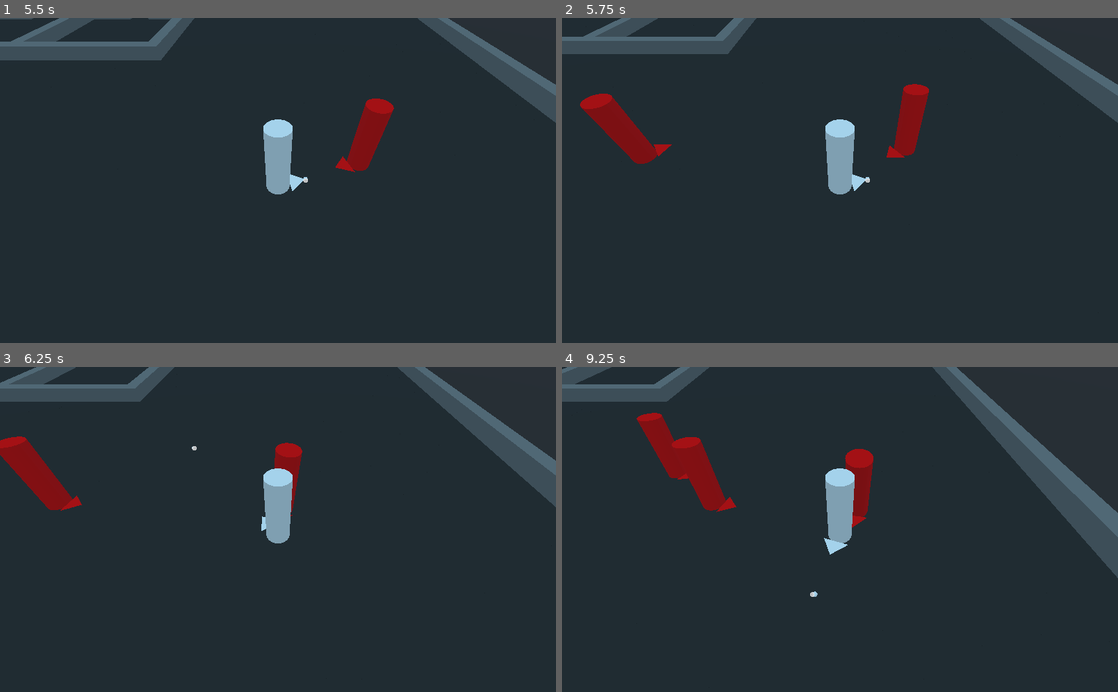
Above: before the commit, frames 1-4 (two rows, left to right).
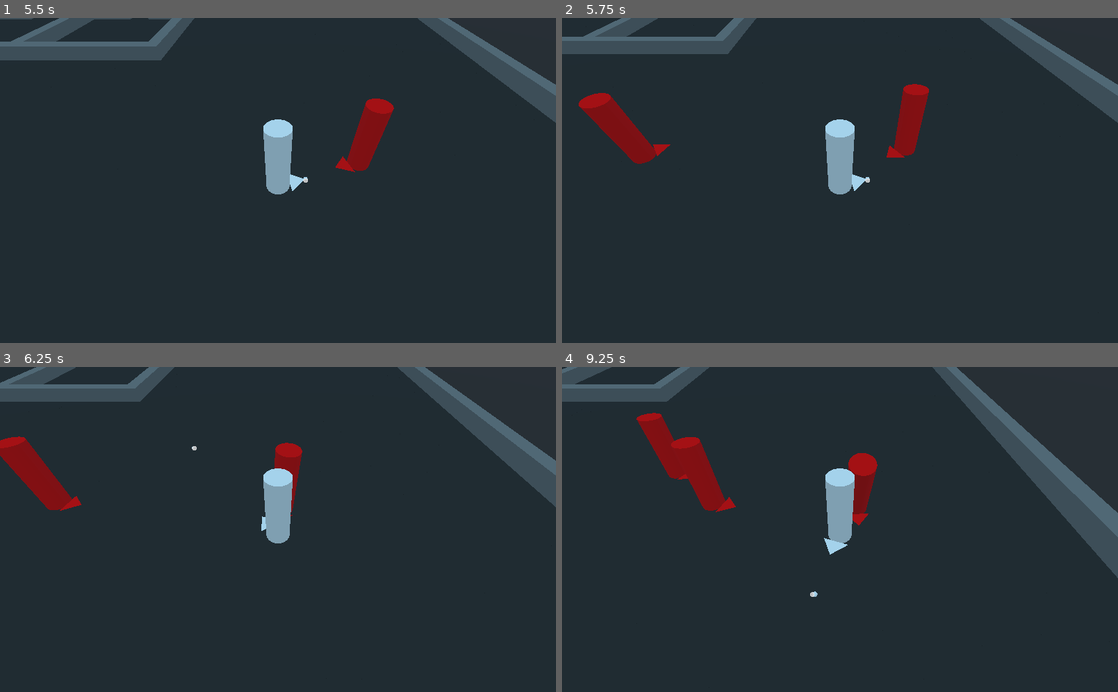
Above: after the commit, the same moments.

Repository: ciromdrs/BaseShooter
Game: Godot game, scene res://tests/Test1.tscn
Two runs of this game, one before a commit and one after it. Both use one fixed random seed, a clock stepped at 60 frames per second and the inputs below.
Inputs (mouse positions are in pixels of both pictures, inside the frame that each line leads up to):
- Up to frame 1 (5.5 s): tap Enter (reset) at 0.5 s; move the mouse to (400, 164) at 0.52 s; hold D (move_right) 0.53-1.28 s; hold Mouse wheel up (cam_zoom_in) 0.53-1.28 s; move the mouse to (166, 196) at 1.27 s; hold Down (move_down) 1.28-2.03 s; tap Mouse wheel down (cam_zoom_out) at 1.35, 2.85, 4.35 s; move the mouse to (333, 109) at 2.02 s; hold D (move_right) 2.03-2.78 s; hold Mouse wheel up (cam_zoom_in) 2.03-2.78 s; move the mouse to (250, 245) at 2.77 s; hold W (move_up) 2.78-3.53 s; move the mouse to (444, 229) at 3.52 s; hold Mouse wheel up (cam_zoom_in) 3.53-4.28 s; hold A (move_left) 3.53-5.03 s; move the mouse to (111, 131) at 4.27 s; move the mouse to (305, 180) at 5.02 s; hold Down (move_down) from 5.03 s (still down); hold Mouse wheel up (cam_zoom_in) from 5.03 s (still down)
- Up to frame 2 (5.75 s): keep holding Down (move_down); keep holding Mouse wheel up (cam_zoom_in)
- Up to frame 3 (6.25 s): move the mouse to (194, 448) at 5.77 s; release Down (move_down) at 5.78 s; release Mouse wheel up (cam_zoom_in) at 5.78 s; hold D (move_right) from 5.78 s (still down); tap Mouse wheel down (cam_zoom_out) at 5.85 s
- Up to frame 4 (9.25 s): move the mouse to (962, 513) at 6.52 s; release D (move_right) at 6.53 s; hold W (move_up) 6.53-7.28 s; hold Mouse wheel up (cam_zoom_in) 6.53-7.28 s; move the mouse to (728, 545) at 7.27 s; hold D (move_right) 7.28-8.03 s; tap Mouse wheel down (cam_zoom_out) at 7.35, 8.85 s; move the mouse to (895, 458) at 8.02 s; hold Down (move_down) 8.03-8.78 s; hold Mouse wheel up (cam_zoom_in) 8.03-8.78 s; move the mouse to (812, 594) at 8.77 s; hold A (move_left) from 8.78 s (still down)

Frame 1 is identical in both runs. In frame 2, 0.1% of the frame differs, in the area x 3-20%, y 23-45%; in frame 3, less than 0.1%; in frame 4, 0.4%, in the area x 13-57%, y 14-50%.

Commit message:
Make Enemies refresh timer more often when close to target

Diff:
--- a/scenes/Enemy.gd
+++ b/scenes/Enemy.gd
@@ -29,6 +29,7 @@
 
 	if chased != null:
 		if $ChaseRefreshTimer.is_stopped() or path_index == path_to_chased.size()-1:
+			update_refresh_interval()
 			$ChaseRefreshTimer.start()
 			path_to_chased = navigation.get_simple_path(
 				global_transform.origin,
@@ -68,3 +69,8 @@
 	var current = $Model/AnimationPlayer.current_animation_position
 	var total = $Model/AnimationPlayer.current_animation_length
 	return current / total >= .99 # use a constant value almost equal to 1
+
+
+func update_refresh_interval():
+	var distance = global_transform.origin.distance_to(chased.global_transform.origin)
+	$ChaseRefreshTimer.wait_time = .05 if distance <= 10000 else 1
